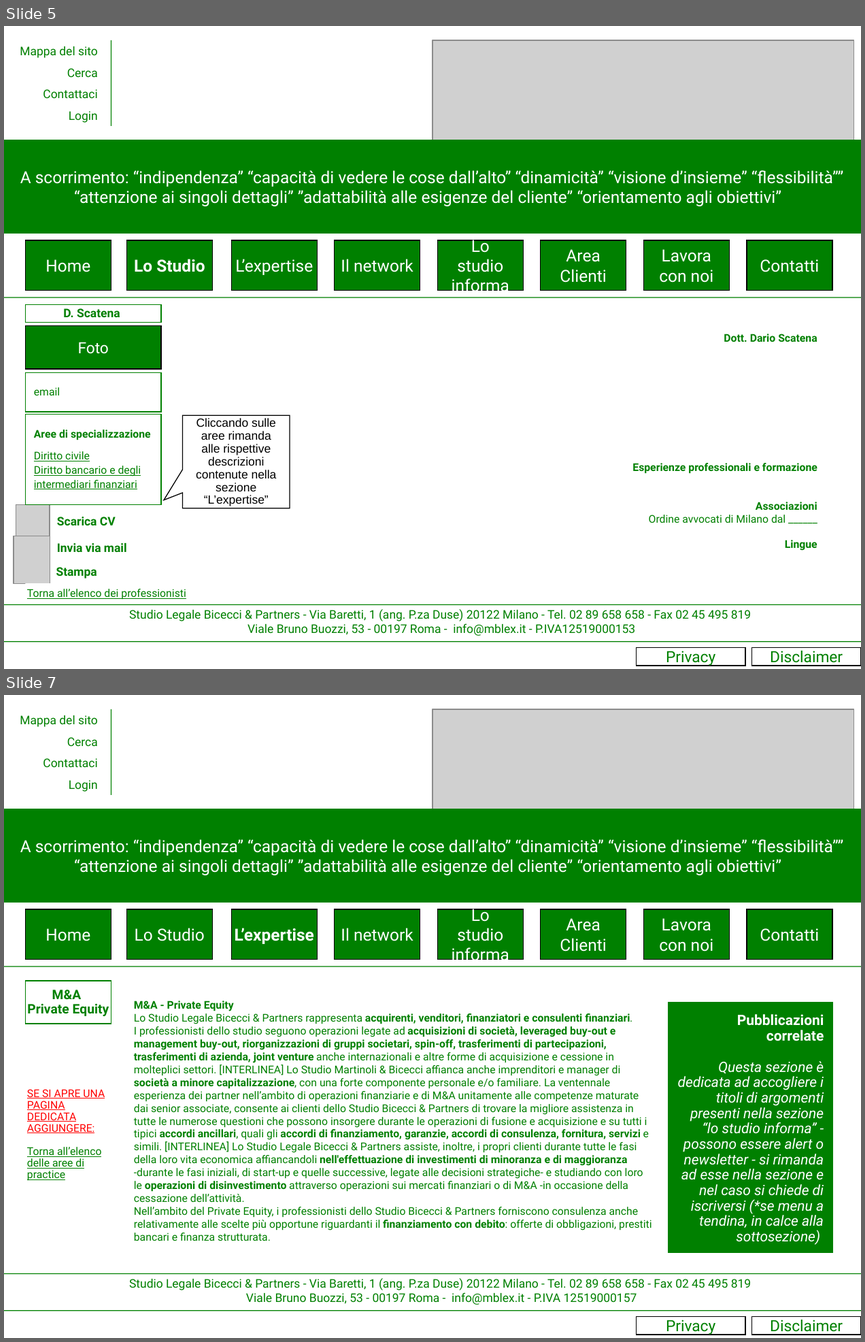
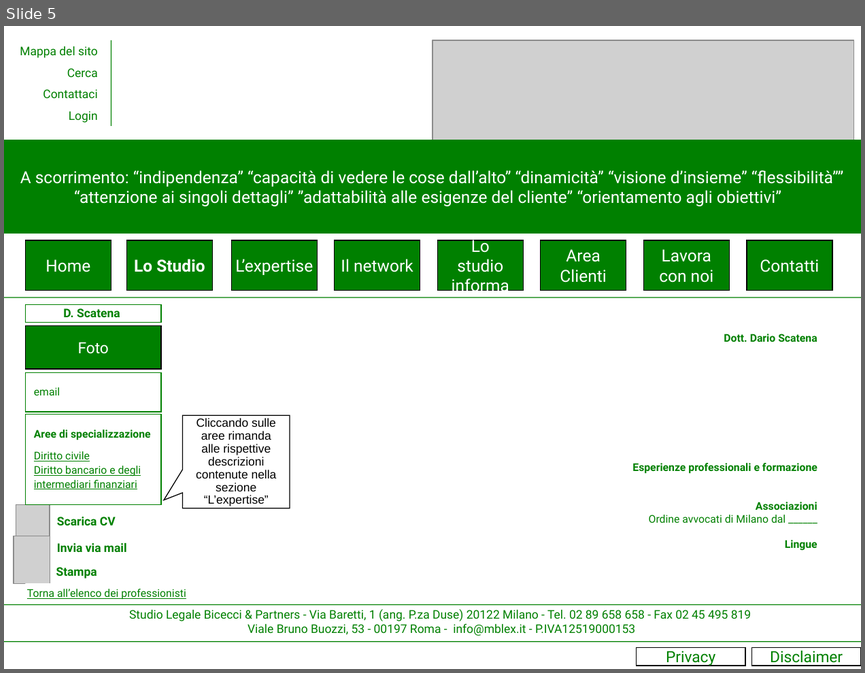
Before and after one commit to grentis/__mblex__, a slide deck: mokup/Sito internet Bicecci&Partners2.ppt. Shown one above the other, each under a label of ours: slides 5 and 7 before the commit, slide 5 after it; the slides between them are not shown. The pictures are 865x1342 and 865x673 pixels, drawn with LibreOffice and Linux fonts; fonts in the diff are those of the drawing; grey boxes stand for pictures. Boxes give left, top, right and bottom in pixels: in the first picture for what was removed or moved away, otherwise in the second. Text is boxed around its words. In the diff, an @@ line names an element or a change of style, - is before the commit and + after.

```diff
--- a/mokup/Sito internet Bicecci&Partners2.ppt
+++ b/mokup/Sito internet Bicecci&Partners2.ppt
@@ slide 7 removed at [4, 695, 861, 1338], background #FFFFFF @@
@@ group removed at [20, 709, 111, 795]: 4 texts, 1 line @@
-Contattaci
-Mappa del sito
-Cerca
-Login
@@ picture removed at [432, 709, 854, 817] @@
@@ rectangle removed at [4, 809, 861, 902] @@
-A scorrimento: “indipendenza” “capacità di vedere le cose dall’alto” “dinamicità” “visione d’insieme” “flessibilità”” “attenzione ai singoli dettagli” ”adattabilità alle esigenze del cliente” “orientamento agli obiettivi”
@@ rectangle removed at [26, 909, 111, 959] @@
-Home
@@ rectangle removed at [126, 909, 212, 959] @@
-Lo Studio
@@ rectangle removed at [231, 909, 317, 959] @@
-L’expertise
@@ rectangle removed at [334, 909, 420, 959] @@
-Il network
@@ rectangle removed at [438, 909, 524, 959] @@
-Lo studio informa
@@ rectangle removed at [541, 909, 626, 959] @@
-Area Clienti
@@ rectangle removed at [643, 909, 729, 959] @@
-Lavora con noi
@@ rectangle removed at [747, 909, 832, 959] @@
-Contatti
@@ line removed from (4, 966) to (861, 966) @@
@@ rectangle removed at [26, 981, 111, 1023] @@
-M&A
-Private Equity
@@ text removed at [134, 1000, 652, 1240] @@
-M&A - Private Equity
-Lo Studio Legale Bicecci & Partners rappresenta acquirenti, venditori, finanziatori e consulenti finanziari.
-I professionisti dello studio seguono operazioni legate ad acquisizioni di società, leveraged buy-out e management buy-out, riorganizzazioni di gruppi societari, spin-off, trasferimenti di partecipazioni, trasferimenti di azienda, joint venture anche internazionali e altre forme di acquisizione e cessione in molteplici settori. [INTERLINEA] Lo Studio Martinoli & Bicecci affianca anche imprenditori e manager di società a minore capitalizzazione, con una forte componente personale e/o familiare. La ventennale esperienza dei partner nell’ambito di operazioni finanziarie e di M&A unitamente alle competenze maturate dai senior associate, consente ai clienti dello Studio Bicecci & Partners di trovare la migliore assistenza in tutte le numerose questioni che possono insorgere durante le operazioni di fusione e acquisizione e su tutti i tipici accordi ancillari, quali gli accordi di finanziamento, garanzie, accordi di consulenza, fornitura, servizi e simili. [INTERLINEA] Lo Studio Legale Bicecci & Partners assiste, inoltre, i propri clienti durante tutte le fasi della loro vita economica affiancandoli nell'effettuazione di investimenti di minoranza e di maggioranza -durante le fasi iniziali, di start-up e quelle successive, legate alle decisioni strategiche- e studiando con loro le operazioni di disinvestimento attraverso operazioni sui mercati finanziari o di M&A -in occasione della cessazione dell’attività.
-Nell’ambito del Private Equity, i professionisti dello Studio Bicecci & Partners forniscono consulenza anche relativamente alle scelte più opportune riguardanti il finanziamento con debito: offerte di obbligazioni, prestiti bancari e finanza strutturata.
@@ rectangle removed at [668, 1002, 832, 1252] @@
-Pubblicazioni correlate
-Questa sezione è dedicata ad accogliere i titoli di argomenti presenti nella sezione “lo studio informa” - possono essere alert o newsletter - si rimanda ad esse nella sezione e nel caso si chiede di iscriversi (*se menu a tendina, in calce alla sottosezione)
@@ rectangle removed at [26, 1087, 111, 1180] @@
-SE SI APRE UNA PAGINA DEDICATA AGGIUNGERE:
-Torna all’elenco delle aree di practice
@@ line removed from (4, 1273) to (861, 1273) @@
@@ text removed at [129, 1278, 751, 1304] @@
-Studio Legale Bicecci & Partners - Via Baretti, 1 (ang. P.za Duse) 20122 Milano - Tel. 02 89 658 658 - Fax 02 45 495 819
-Viale Bruno Buozzi, 53 - 00197 Roma - info@mblex.it - P.IVA 12519000157
@@ line removed from (4, 1310) to (861, 1310) @@
@@ rectangle removed at [636, 1317, 746, 1334] @@
-Privacy
@@ rectangle removed at [751, 1317, 861, 1334] @@
-Disclaimer
```
Also in this commit, not shown: 5 other slides removed, 12 other files.
